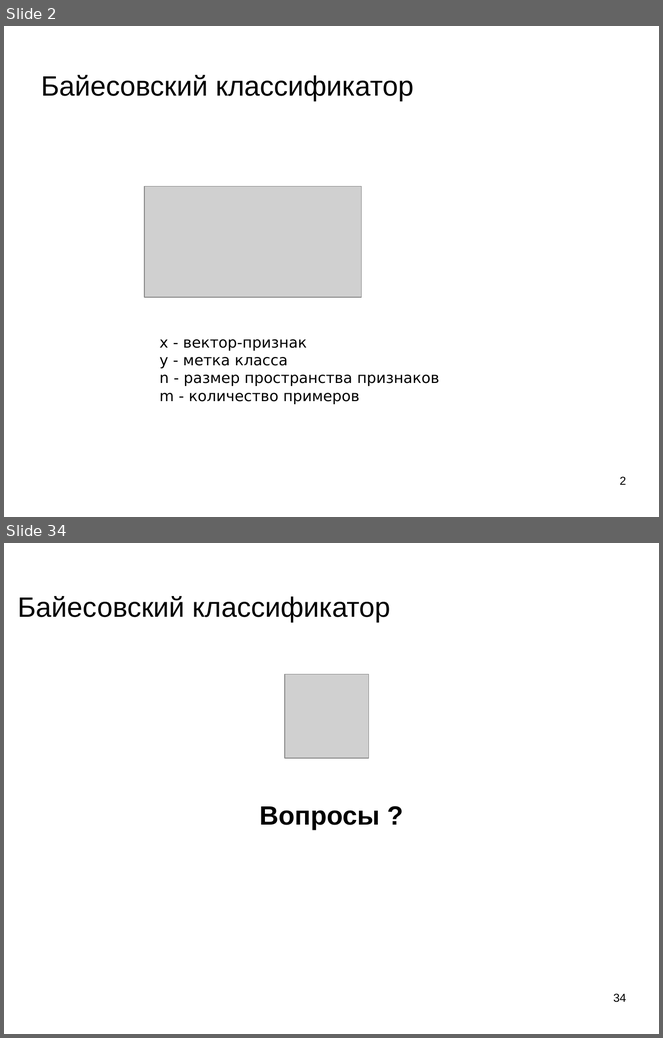
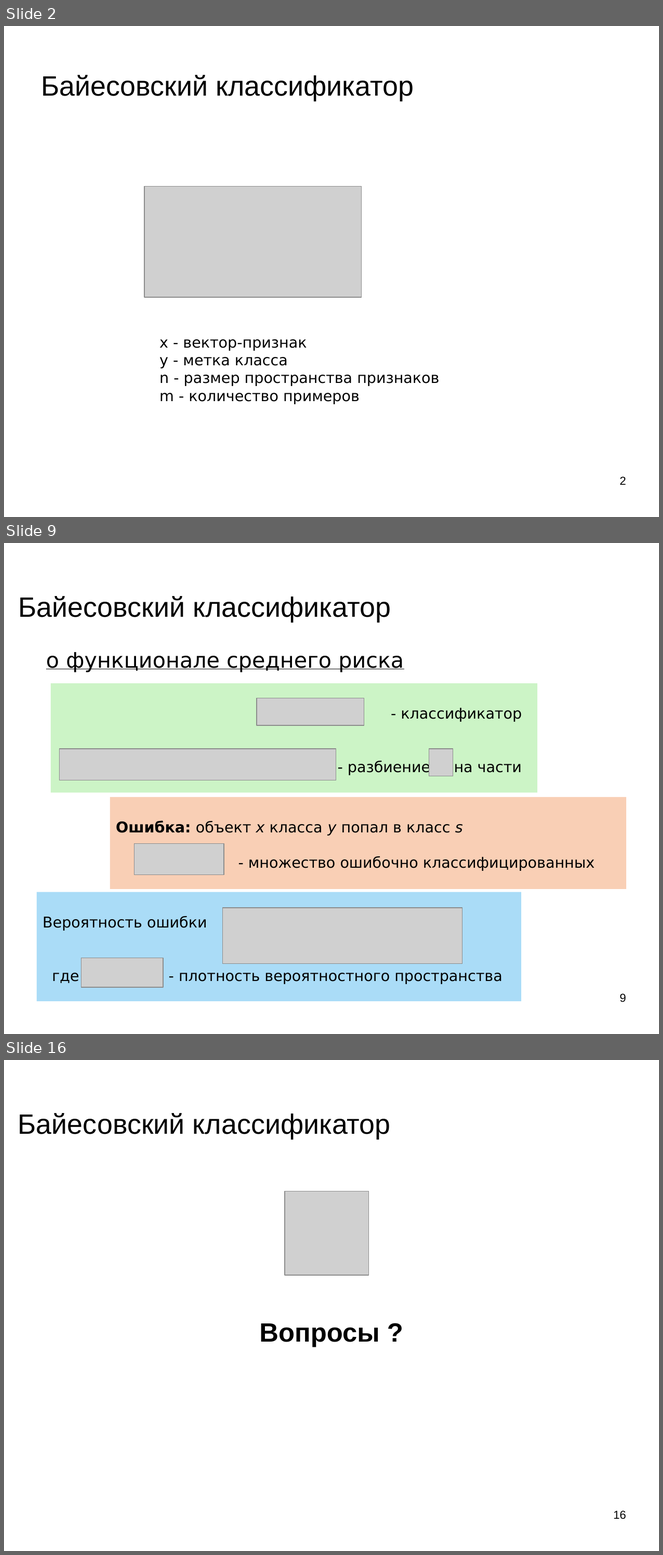
Before and after one commit to mechanoid5/ml_lectorium_legacy, a slide deck: 09-bayes.odp. Shown one above the other, each under a label of ours: slides 2 and 34 before the commit, slides 2, 9 and 16 after it; the slides between them are not shown. The pictures are 663x1038 and 663x1555 pixels, drawn with LibreOffice and Linux fonts; fonts in the diff are those of the drawing; grey boxes stand for pictures; background and template pictures are left out. Boxes give left, top, right and bottom in pixels: in the first picture for what was removed or moved away, otherwise in the second. Text is boxed around its words. In the diff, an @@ line names an element or a change of style, - is before the commit and + after.

```diff
--- a/09-bayes.odp
+++ b/09-bayes.odp
@@ slide 9 added at <box>4,543,659,1034</box>, background picture (left out) @@
@@ title added at <box>18,596,391,622</box>, 33.9 pt, text #000000 @@
+Байесовский классификатор
@@ title added at <box>46,652,404,672</box>, 26 pt, text #000000, underline @@
+о функционале среднего риска
@@ rectangle added at <box>51,683,538,793</box>, fill #CCF4C6, 18 pt, text #000000 @@
+- классификатор
+- разбиение на части
@@ picture added at <box>257,698,364,726</box> @@
@@ picture added at <box>59,749,336,780</box> @@
@@ picture added at <box>429,749,453,776</box> @@
@@ rectangle added at <box>110,797,626,890</box>, fill #F9CFB5, 18 pt, text #000000 @@
+Ошибка: объект x класса y попал в класс s
+- множество ошибочно классифицированных
@@ picture added at <box>134,844,224,875</box> @@
@@ rectangle added at <box>37,892,522,1002</box>, fill #AADCF7, 18 pt, text #000000 @@
+Вероятность ошибки
+где - плотность вероятностного пространства
@@ picture added at <box>223,908,463,964</box> @@
@@ picture added at <box>81,958,163,988</box> @@
@@ page number added at <box>620,994,626,1003</box>, 14 pt, text #000000 @@
+9
@@ what was slide 34 is now slide 16 @@
@@ page number at <box>613,1511,626,1520</box>: text changed @@
-34
+16
```
Also in this commit, not shown: 8 slides changed, 4 other slides added, 23 slides removed, 2 other files.
